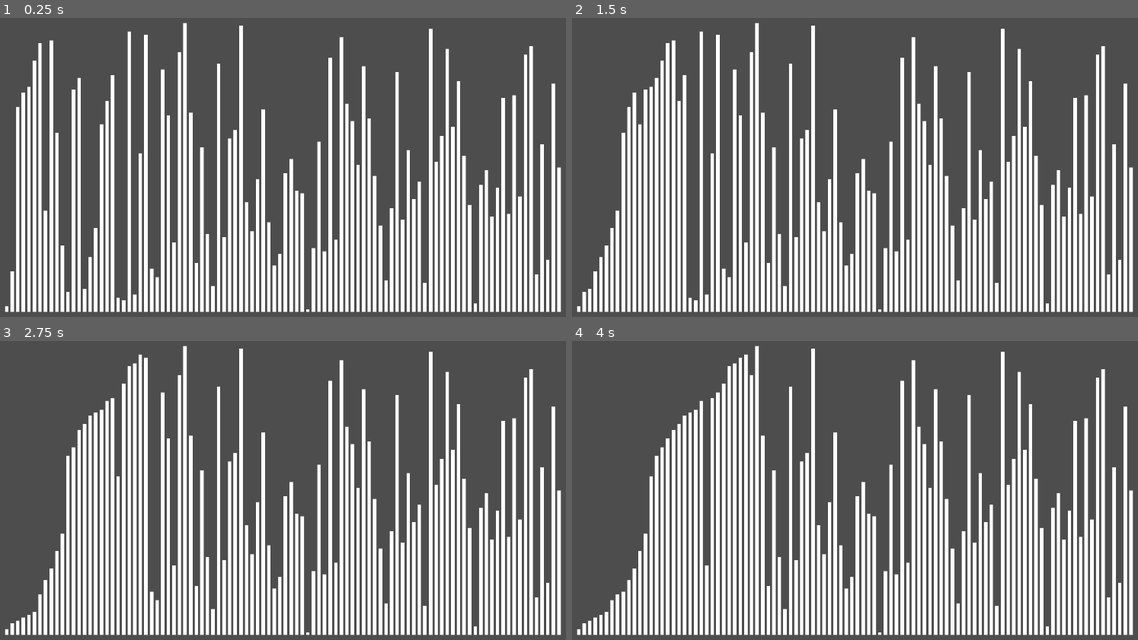
Above: before the commit, frames 1-4 (two rows, left to right).
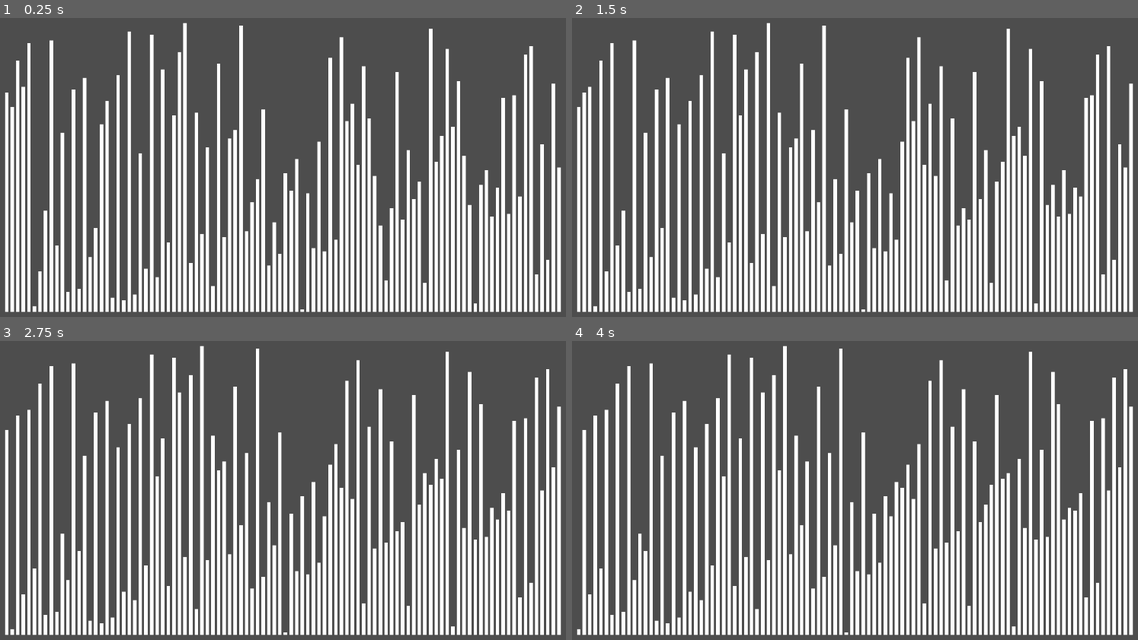
Above: after the commit, the same moments.

Repository: Shuflduf/Sorting-Algorithms-Visualiser
Game: Godot game, scene res://main.tscn
Two runs of this game, one before a commit and one after it. Both use one fixed random seed, a clock stepped at 60 frames per second and the inputs below.
Inputs:
- Up to frame 1 (0.25 s): no input
- Up to frame 2 (1.5 s): no input
- Up to frame 3 (2.75 s): no input
- Up to frame 4 (4 s): no input

The runs differ from the first frame. In frame 1, 8.7% of the frame differs, in the area x 0-63%, y 5-98%; in frame 2, 22%; in frame 3, 22%; in frame 4, 22%, in the area x 1-100%, y 1-98%.

Commit message:
odd even sort

Diff:
--- a/main.tscn
+++ b/main.tscn
@@ -7,6 +7,7 @@
 [ext_resource type="Script" path="res://cocktail.gd" id="5_pv835"]
 [ext_resource type="Script" path="res://bogo.gd" id="6_gv1u3"]
 [ext_resource type="Script" path="res://gnome.gd" id="7_xxu3s"]
+[ext_resource type="Script" path="res://odd_even.gd" id="8_m7avv"]
 
 [node name="Control" type="Control" node_paths=PackedStringArray("sorter")]
 layout_mode = 3
@@ -19,7 +20,7 @@
 count = 100
 speed = 0.0
 bar_scene = ExtResource("2_kwv4r")
-sorter = NodePath("Sorters/Gnome")
+sorter = NodePath("Sorters/OddEven")
 
 [node name="MarginContainer" type="MarginContainer" parent="."]
 layout_mode = 1
@@ -58,3 +59,6 @@
 
 [node name="Gnome" type="Node" parent="Sorters"]
 script = ExtResource("7_xxu3s")
+
+[node name="OddEven" type="Node" parent="Sorters"]
+script = ExtResource("8_m7avv")
--- /dev/null
+++ b/odd_even.gd
@@ -0,0 +1,17 @@
+extends Sorter
+
+
+func sort():
+	while !owner.sorted():
+		#var bar = %Bars.get_child(pos)
+		#var prev_bar = %Bars.get_child(pos - 1)
+
+		for i in range(1, %Bars.get_child_count() - 1, 2):
+			if %Bars.get_child(i).custom_minimum_size.y > \
+					%Bars.get_child(i + 1).custom_minimum_size.y:
+				await owner.swap_bars(i, i + 1)
+
+		for i in range(0, %Bars.get_child_count() - 1, 2):
+			if %Bars.get_child(i).custom_minimum_size.y > \
+					%Bars.get_child(i + 1).custom_minimum_size.y:
+				await owner.swap_bars(i, i + 1)
Not shown: 1 places in main.tscn that only renumber resources
